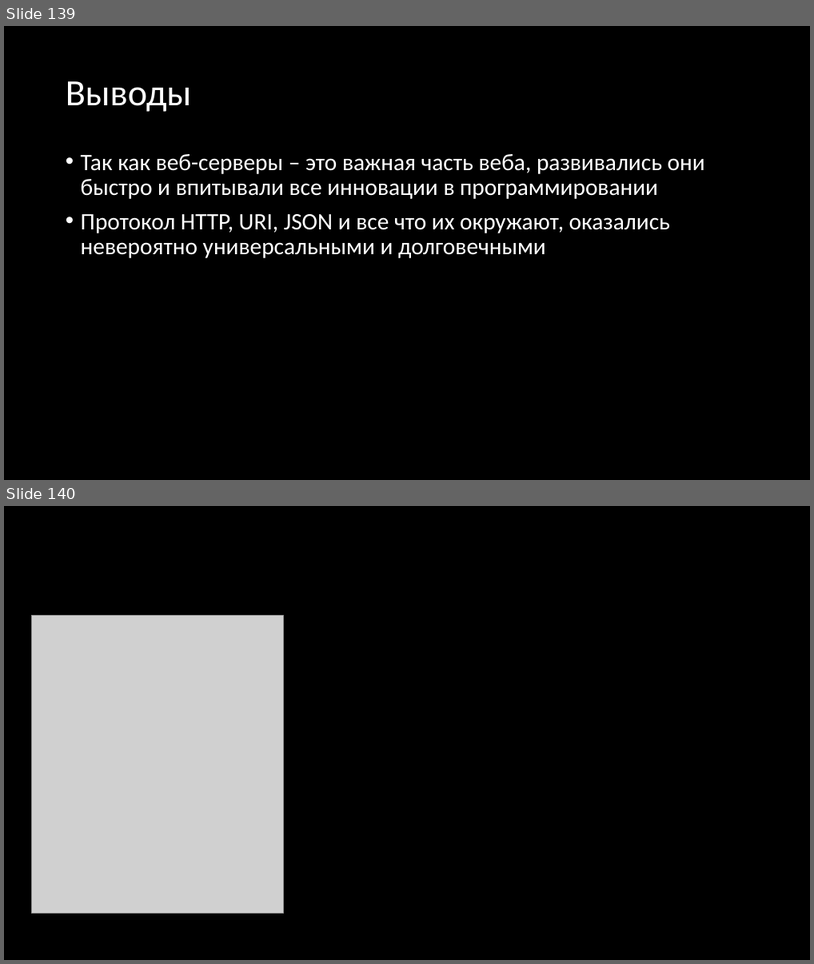
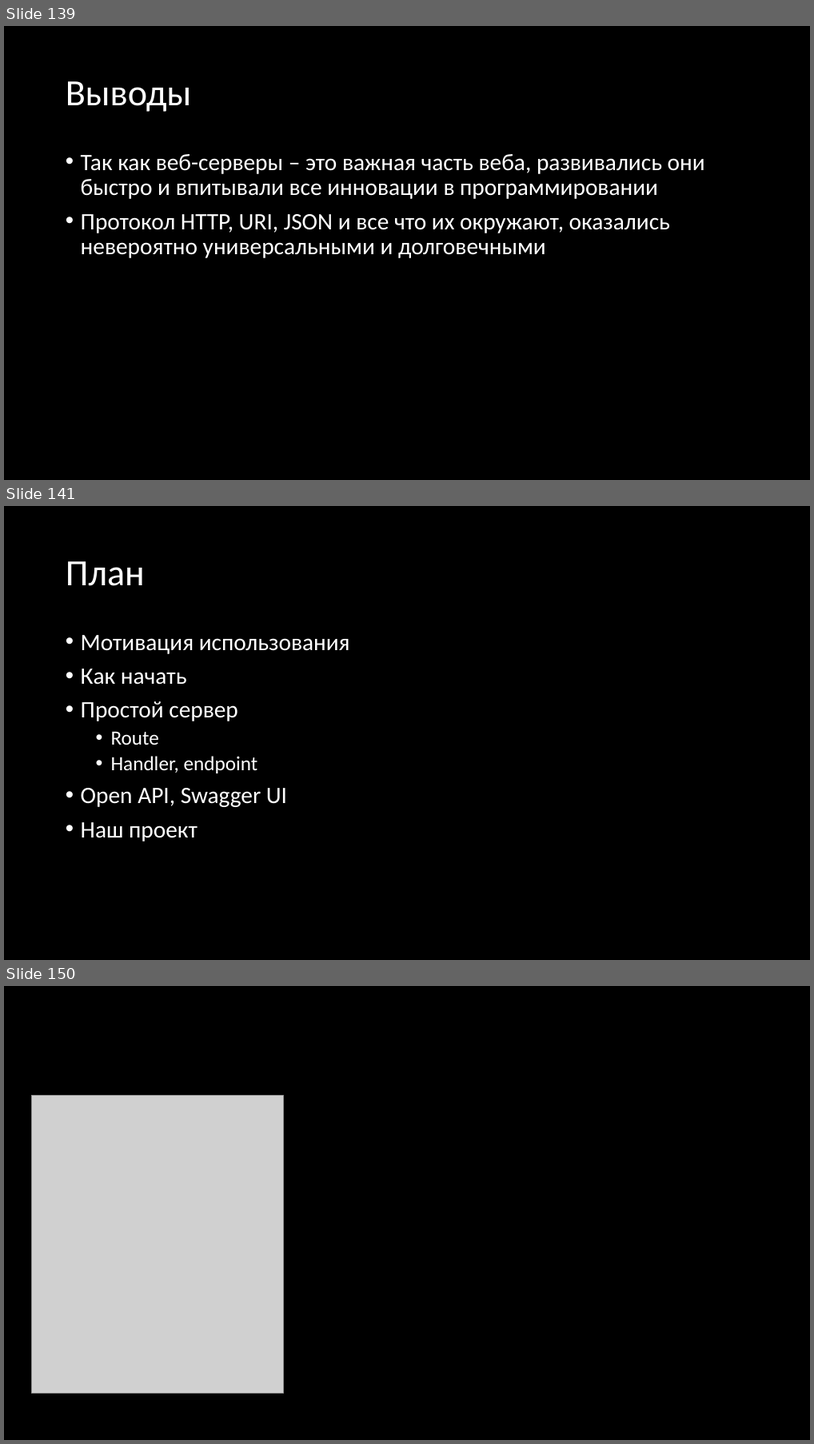
Before and after one commit to Gordon01/learn-rust, a slide deck: keynotes/Rust 2024.pptx. Shown one above the other, each under a label of ours: slides 139 and 140 before the commit, slides 139, 141 and 150 after it; the slides between them are not shown. The pictures are 814x964 and 814x1444 pixels, drawn with LibreOffice and Linux fonts; fonts in the diff are those of the drawing; grey boxes stand for pictures. Boxes give left, top, right and bottom in pixels: in the first picture for what was removed or moved away, otherwise in the second. Text is boxed around its words. In the diff, an @@ line names an element or a change of style, - is before the commit and + after.

```diff
--- a/keynotes/Rust 2024.pptx
+++ b/keynotes/Rust 2024.pptx
@@ slide 141 added at [4,506,810,960], background #000000 @@
@@ title added at [66,561,145,586], 44 pt, text #FFFFFF @@
+План
@@ text added at [81,635,350,841], 28 pt, text #FFFFFF @@
+• Мотивация использования
+• Как начать
+• Простой сервер
+  • Route
+  • Handler, endpoint
+• Open API, Swagger UI
+• Наш проект
@@ what was slide 140 is now slide 150 @@
```
Also in this commit, not shown: 1 slide changed, 9 other slides added.
